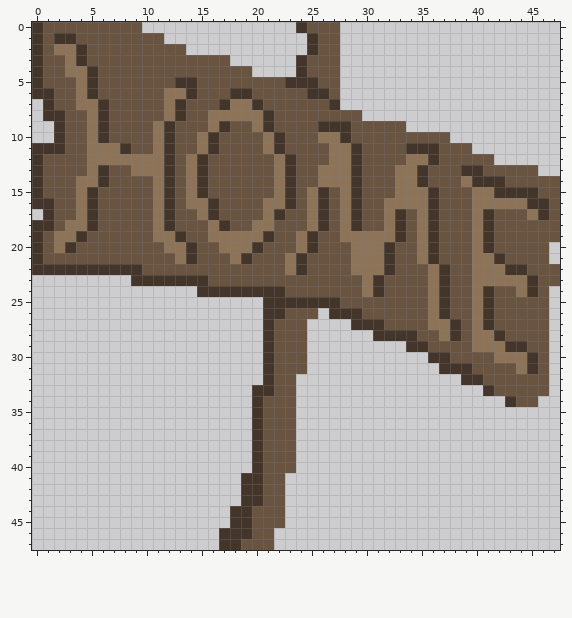
Pixel-art sprite, stored at assets/l0_home_sign.png. Above, as it was before the edit.
The file is 48x48 pixels. Colours within 5 levels of each other are drawn and written as one.
And afterwards:
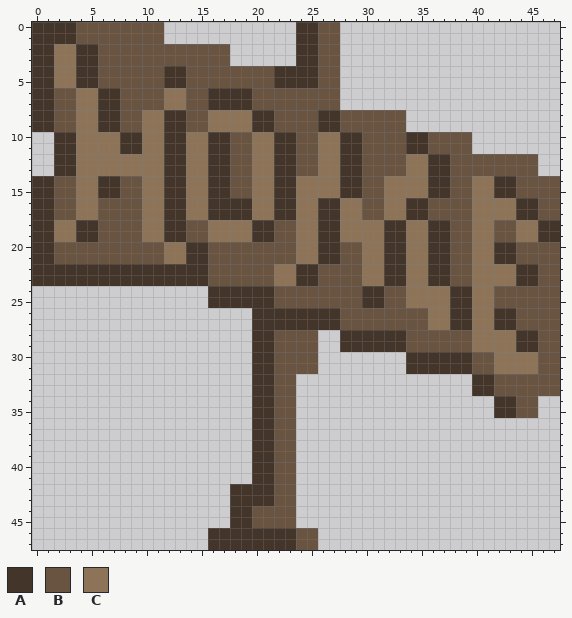
Palette (. is transparent): A #433529  B #695341  C #8d7459
The edit:
Changed rows in their new state; - is an unchanged pixel.
first column x 0:
 0 -AAA------BB-------------A----------------------
 1 -A----------------------A-----------------------
 2 -A---A--------BBBB------A-----------------------
 3 -AC--A-------------------A----------------------
 4 -AC-A-------AA------BBAA-A----------------------
 5 -ACCA-------A-B-------A-------------------------
 6 -----CAA------B-AA-------BB---------------------
 7 A------A-----C--A-AAB------B--------------------
 8 A-B-C--A--CCA-------A-----AA--BBBB--------------
 9 AAB-C--A--C--A---CCCA-------B-------------------
10 ---AC-CCAAC--AC--A--C--A-----A----AA--BB--------
11 ..-AC----AC--AC--A--C--A--C-A-------B-----------
12 ..AAC--------A-CAA--CCA---C-A--------A----BBBB--
13 ..AAC-CCC----A-CAA--CCA-----A----B-CAA-BB-------
14 -A-----A--C--A-CAA--CCA-CC--A---C--CAA-BCC-A----
15 -A---CAA--C--A-CAA--CCA-C-CCA---C----A------BB--
16 -----C----C--A---AAAC-A-C--A-C----AAB-------A-B-
17 A----C----C--AC--AAAC--AC--A-C---CAAB----CCCAAB-
18 --C-A-----C--A---CCCAA--C--A-CCCA-C--A---C--CCAA
19 -A---A----C-A-------A----CAA----A-C--A---C--CCAA
20 -ABB-----------A-BBBB----CAA-B---AC--A---CAA---B
21 -A----------C--A--BB---BCCAA-B---AC--A-----A---B
22 ----------AAAAAA------C--A---B---ACCA------C-A--
23 AAAAAAAAA-------------CCAA-----CAACCA-------A---
24 ---------------.------B-------A---CC-CAA-C--BB-B
25 ----------------AAAAA-BBBBBB--AA--CC-CAA-C-----B
26 --------------------A--AAAA-BB-------CAA-CAA---B
27 --------------------A-AAAAAABBBB-------A-CAA---B
28 --------------------A----B--AAA---B--BB---CCAA-B
29 --------------------A----B--AAAAAABB-------C-A-B
30 --------------------A----B--------AA--AA-----C-B
31 --------------------A----B--------AAA-----CC-C-B
32 --------------------A------------------.-A-----B
33 ----------------------------------------A------B
34 ---------------------A--------------------A-----
35 ---------------------A--------------------AABB--
36 ---------------------A--------------------------
37 ---------------------A--------------------------
38 ---------------------A--------------------------
39 ---------------------A--------------------------
40 ---------------------A--------------------------
41 -------------------.-A-B------------------------
42 ------------------A--A-B------------------------
43 ------------------A--A-B------------------------
44 -----------------------B------------------------
45 -----------------------B------------------------
46 ----------------A---AAAABB----------------------
47 ----------------A--AAAAABB----------------------
